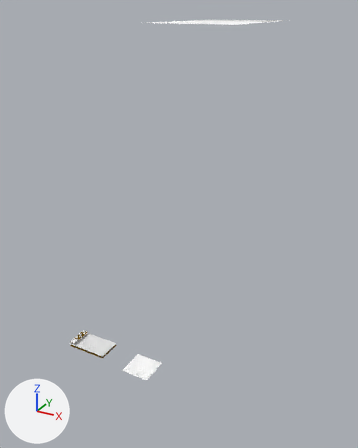
The Blender file TerrainTool/TerrainPainter.blend, before and after one commit.
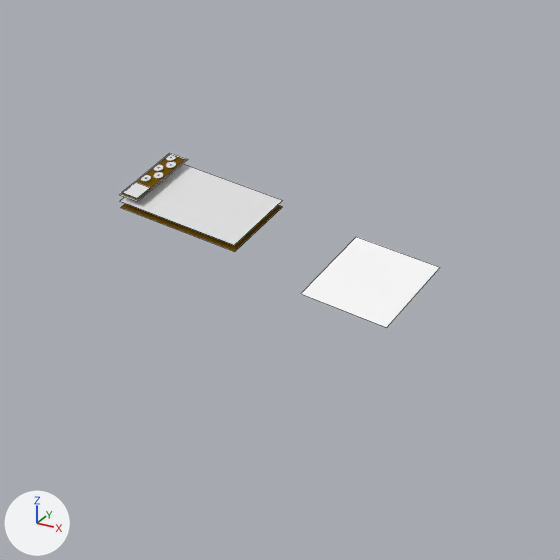
There are two pictures of each version: one whole from a 50 mm lens placed at (7.67, -11.33, 13.3), pointed at (0.79, 1.18, 7.05), one close up on the part from 10% to 55% of the width and 64% to 100% of the height. The lights are fixed; the arrows at lower left show +X, +Y and +Z. The close-ups show mesh edges as thin lines.

Before the edit, the objects in view are built like this:
```python
me_plane = bpy.data.meshes.new('Plane')
me_plane.from_pydata(...)  # 12 vertices, 9 faces; spans x 0.0..0.297, y -1.0..0.0, z 0.0
# faces by material slot: [8, 1]
me_plane.materials.append(mat_border)  # white #ffffff
me_plane.materials.append(mat_background)  # brown #70510a
me_plane_009 = bpy.data.meshes.new('Plane.009')
me_plane_009.from_pydata([(-0.5, -0.5, 0.0), (0.5, -0.5, 0.0), (-0.5, 0.5, 0.0), (0.5, 0.5, 0.0)], [], [(0, 1, 3, 2)])
me_plane_009.materials.append(mat_obcolshadelesswire)  # white #ffffff
me_plane_012 = bpy.data.meshes.new('Plane.012')
me_plane_012.from_pydata([(0.0, -1.0, 0.0), (1.75, -1.0, 0.0), (0.0, 0.0, 0.0), (1.75, 0.0, 0.0)], [], [(0, 1, 3, 2)])
me_plane_012.materials.append(mat_background)  # brown #70510a
ob_edgeindicator = bpy.data.objects.new('EdgeIndicator', me_plane_009)
ob_edgeindicator.location = (0.0, 0.0, 2.0)
ob_panel = bpy.data.objects.new('Panel', me_plane)
ob_panel.location = (-5.0, 2.85, 0.0)
ob_world_001 = bpy.data.objects.new('World.001', me_plane_012)
ob_world_001.parent = ob_world
ob_world_001.matrix_parent_inverse = Matrix(((1.0, 0.0, 0.0, 5.0), (0.0, 1.0, 0.0, -2.85), (0.0, 0.0, 1.0, 0.1), (0.0, 0.0, 0.0, 1.0)))
ob_world_001.location = (-5.0, 2.85, -0.2)
ob_world_001.scale = (1.01, 1.0, 1.0)
# also in view: 'World' at (-4.11, 2.35, -0.1)
```
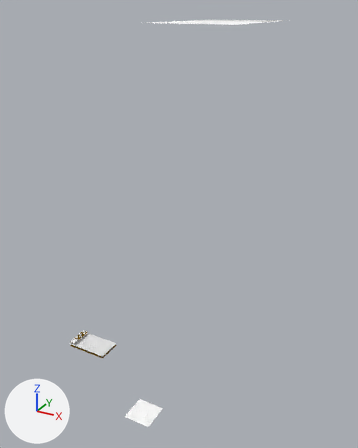
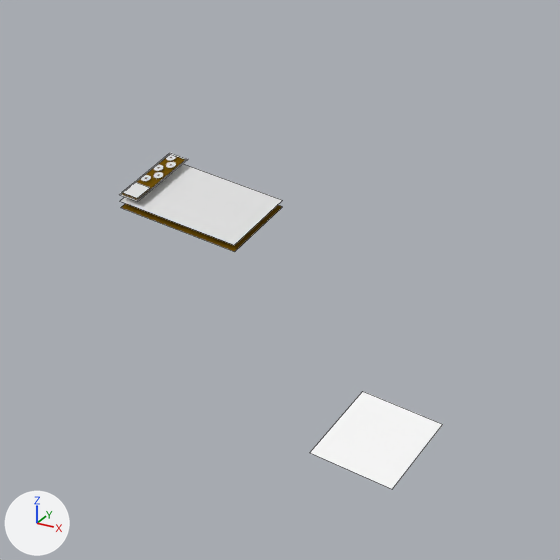
Edits to the bpy script that builds the scene:
```text
Change ob_edgeindicator:
    ob_edgeindicator.location: (0.0, 0.0, 2.0) -> (0.0, 0.0, -0.05)
```

Pixel boxes [x1, y1, x2, y2] of what changed, in the close-ups (560 x 560 px):
'EdgeIndicator', moved
    before: [301, 237, 440, 328]
    after: [310, 391, 443, 489]
